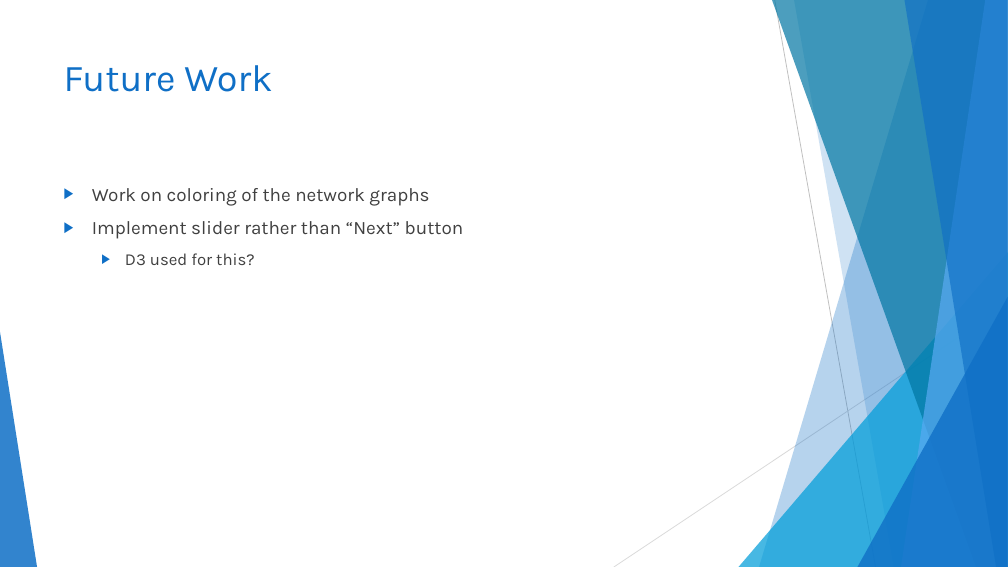
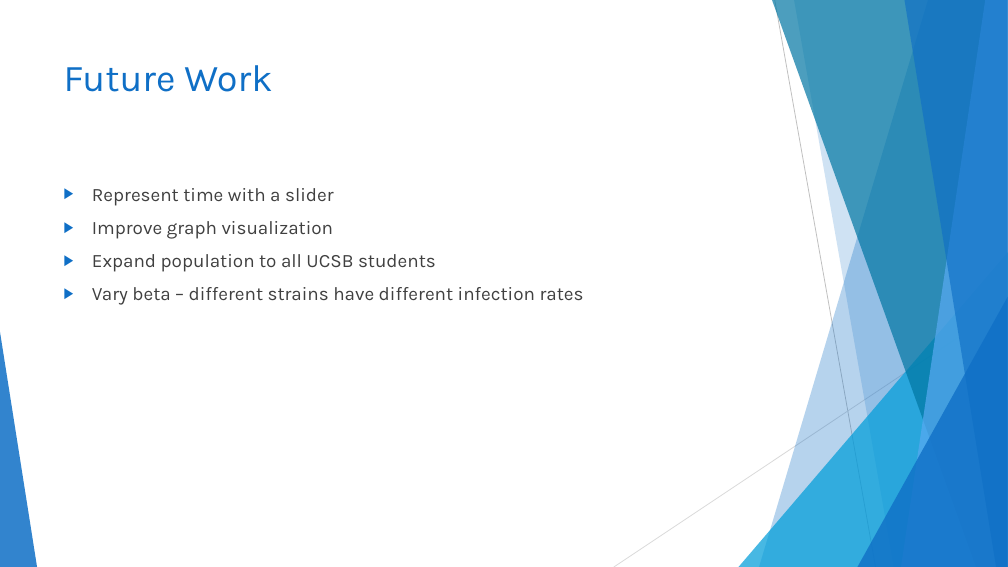
Before and after one commit to tlcayton2/LordsofChaos, a slide deck: slide 14 of Presentation.pptx. Drawn at 1008x567 pixels with LibreOffice and Linux fonts; fonts in the diff are those of the drawing. Boxes give left, top, right and bottom in pixels: in the first picture for what was removed or moved away, otherwise in the second. Text is boxed around its words. In the diff, an @@ line names an element or a change of style, - is before the commit and + after.

```diff
--- a/Presentation.pptx
+++ b/Presentation.pptx
@@ text at (92,188,584,305): text changed @@
-▶ Work on coloring of the network graphs
-▶ Implement slider rather than “Next” button
-  ▶ D3 used for this?
+▶ Represent time with a slider
+▶ Improve graph visualization
+▶ Expand population to all UCSB students
+▶ Vary beta – different strains have different infection rates
```
Also in this commit, not shown: 1 slide added.
